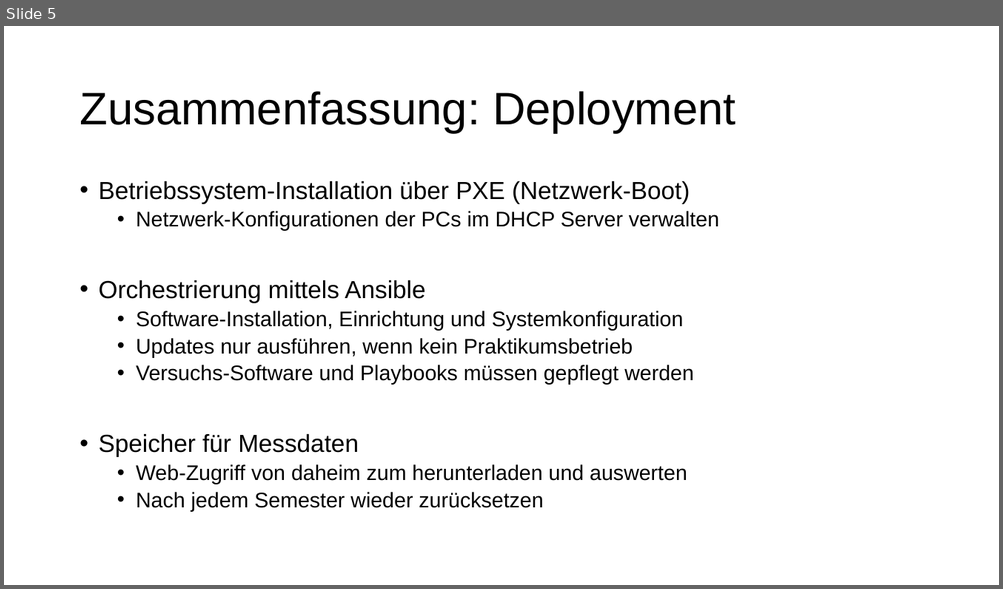
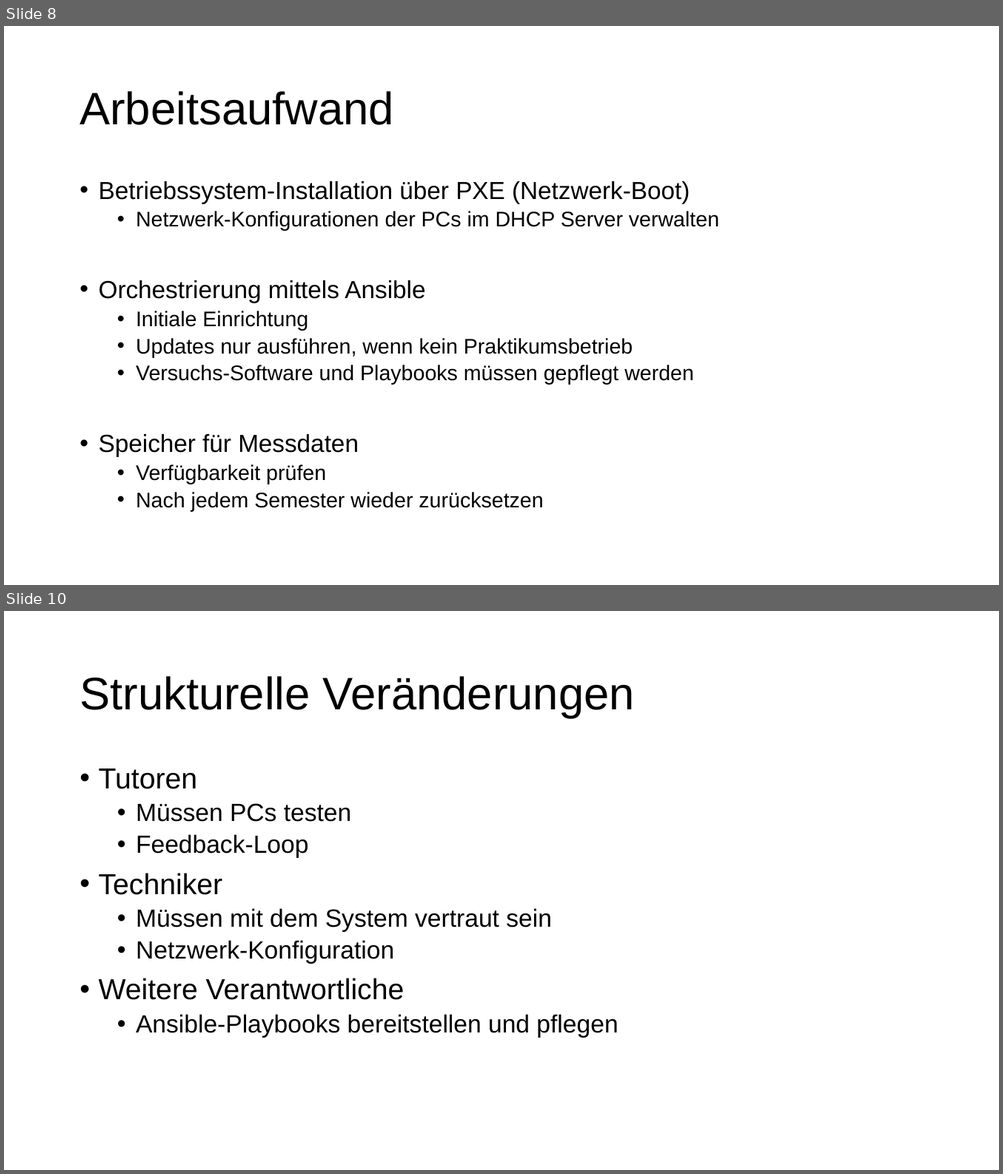
Before and after one commit to MitchiLaser/Pantheon, a slide deck: Roadmap/slides.pptx. Shown one above the other, each under a label of ours: slide 5 before the commit, slides 8 and 10 after it; the slides between them are not shown. The pictures are 1003x589 and 1003x1174 pixels, drawn with LibreOffice and Linux fonts; fonts in the diff are those of the drawing. Boxes give left, top, right and bottom in pixels: in the first picture for what was removed or moved away, otherwise in the second. Text is boxed around its words. In the diff, an @@ line names an element or a change of style, - is before the commit and + after.

```diff
--- a/Roadmap/slides.pptx
+++ b/Roadmap/slides.pptx
@@ slide 10 added at (4, 611, 999, 1170), background #FFFFFF @@
@@ title added at (79, 676, 634, 718), 44 pt, text #000000 @@
+Strukturelle Veränderungen
@@ text added at (99, 769, 617, 1038), 24 pt, text #000000 @@
+• Tutoren
+  • Müssen PCs testen
+  • Feedback-Loop
+• Techniker
+  • Müssen mit dem System vertraut sein
+  • Netzwerk-Konfiguration
+• Weitere Verantwortliche
+  • Ansible-Playbooks bereitstellen und pflegen
@@ what was slide 5 is now slide 8 @@
@@ slide 8 changed as well @@
@@ title at (79, 91, 393, 125): text changed @@
-Zusammenfassung: Deployment
+Arbeitsaufwand
@@ text at (136, 311, 308, 330): text changed @@
-  • Software-Installation, Einrichtung und Systemkonfiguration
+  • Initiale Einrichtung
@@ text at (136, 465, 326, 485): text changed @@
-  • Web-Zugriff von daheim zum herunterladen und auswerten
+  • Verfügbarkeit prüfen
```
Also in this commit, not shown: 4 other slides changed, 4 other slides added, 1 other file.
